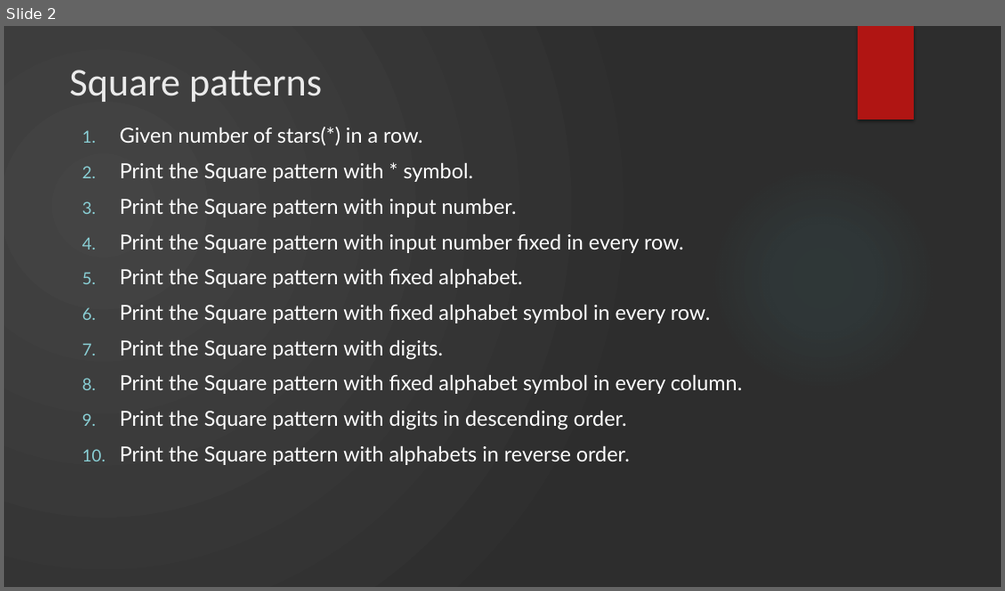
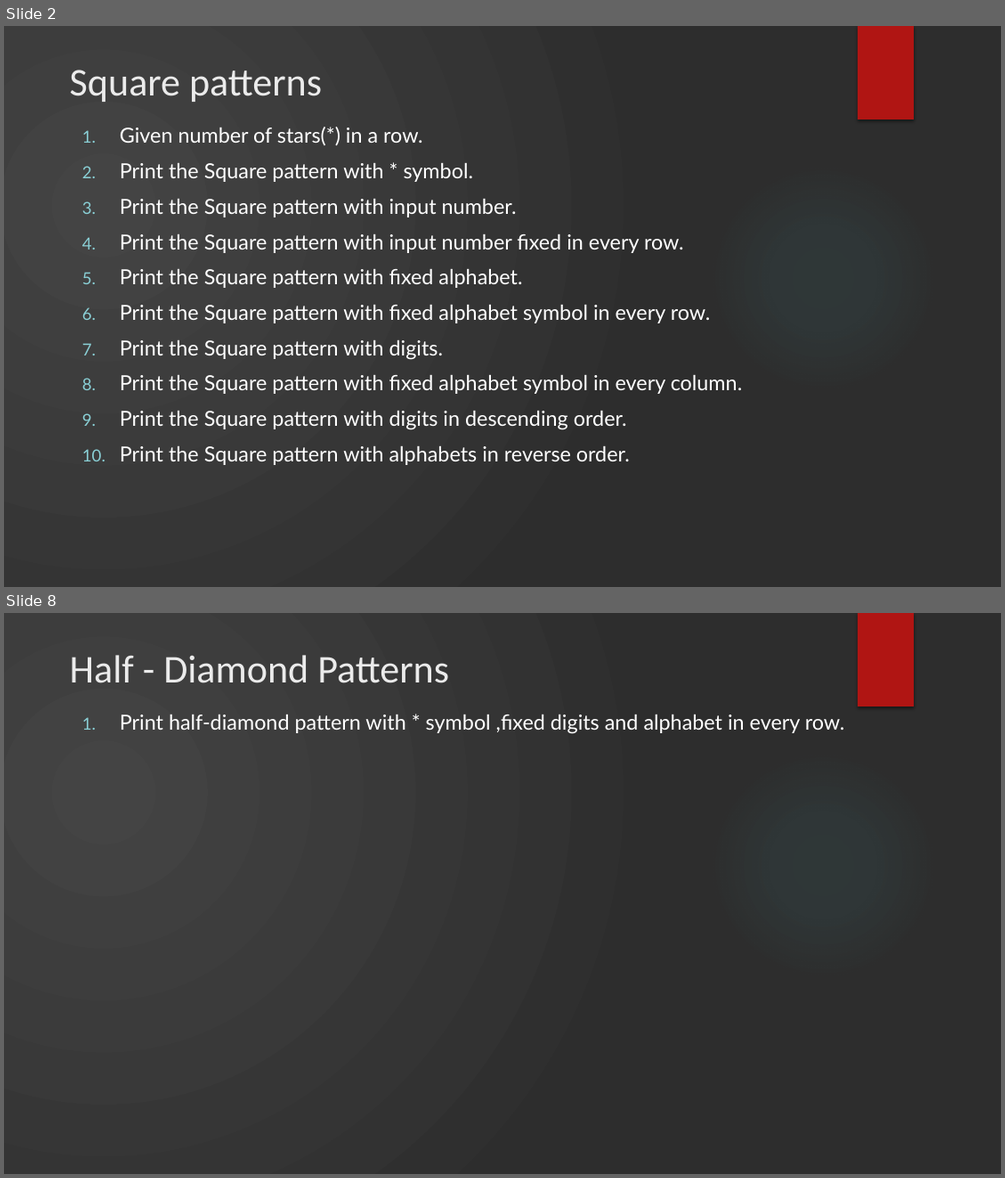
Before and after one commit to BhaskarBerry/PatternsUsingPython, a slide deck: Resources/Python patterns.pptx. Shown one above the other, each under a label of ours: slide 2 before the commit, slides 2 and 8 after it; the slides between them are not shown. The pictures are 1005x591 and 1005x1178 pixels, drawn with LibreOffice and Linux fonts; fonts in the diff are those of the drawing; background and template pictures are left out. Boxes give left, top, right and bottom in pixels: in the first picture for what was removed or moved away, otherwise in the second. Text is boxed around its words. In the diff, an @@ line names an element or a change of style, - is before the commit and + after.

Commit message:
Hollow Diamond Pattern with Star symbol

```diff
--- a/Resources/Python patterns.pptx
+++ b/Resources/Python patterns.pptx
@@ slide 8 added at (x1=4, y1=613, x2=1001, y2=1174), background gradient #454545 to #2D2D2D; not listed: 2 template elements that a slide beside it also shows @@
@@ title added at (x1=70, y1=655, x2=449, y2=683), 37.8 pt, text #EBEBEB @@
+Half - Diamond Patterns
@@ text added at (x1=120, y1=714, x2=844, y2=734), 20 pt, text #FFFFFF @@
+1. Print half-diamond pattern with * symbol ,fixed digits and alphabet in every row.
```
Also in this commit, not shown: 5 other slides added, 2 other files.
